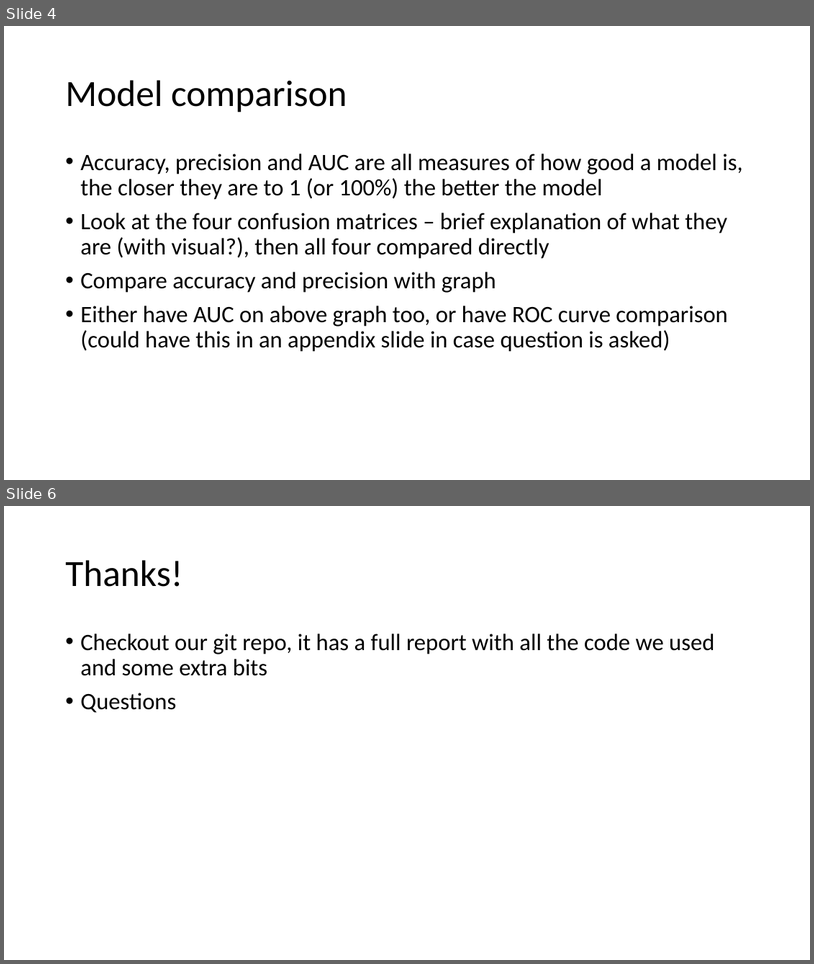
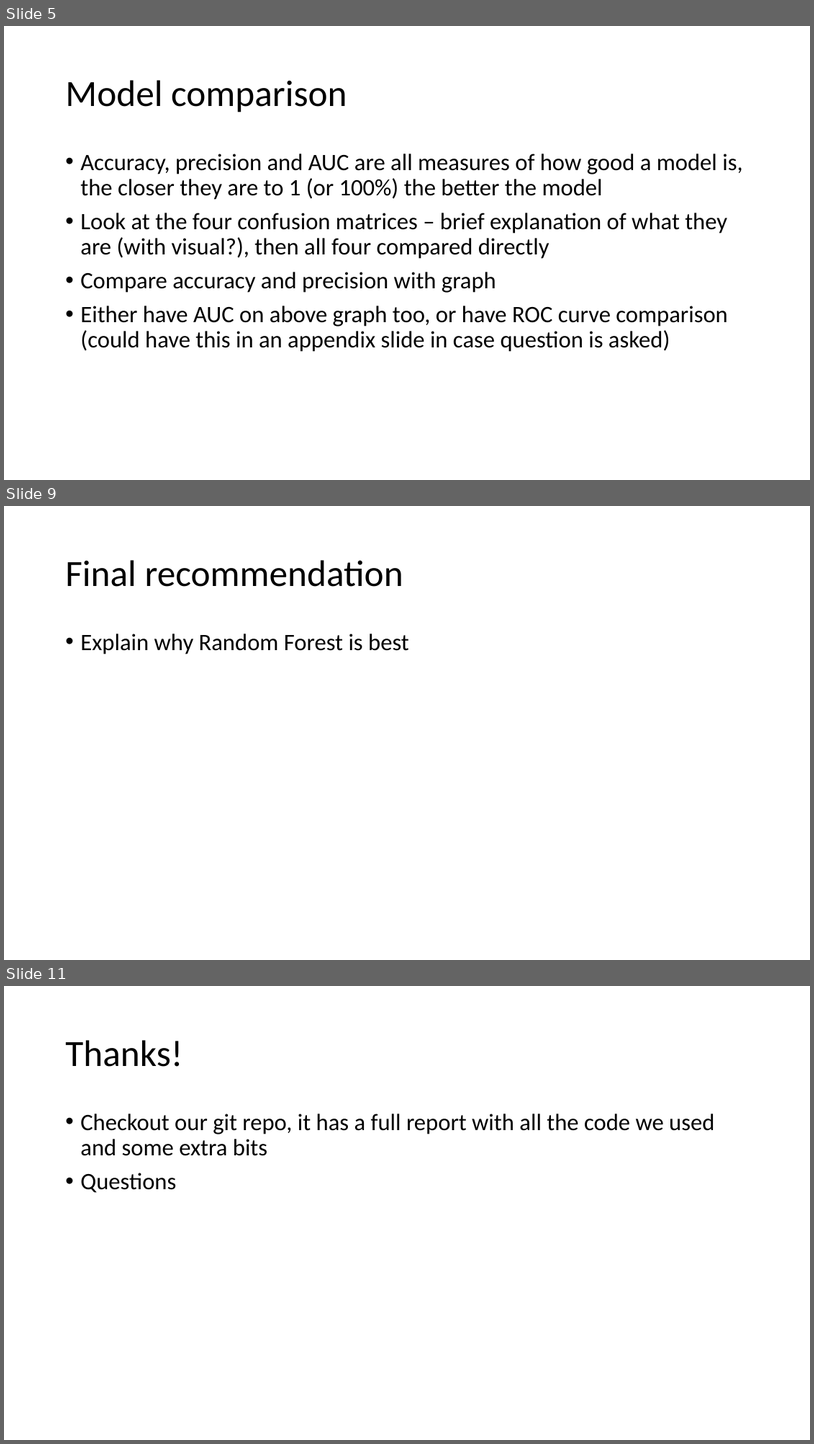
Before and after one commit to DaniiClarkee/Team4_CFG, a slide deck: Team4_presentation.pptx. Shown one above the other, each under a label of ours: slides 4 and 6 before the commit, slides 5, 9 and 11 after it; the slides between them are not shown. The pictures are 814x964 and 814x1444 pixels, drawn with LibreOffice and Linux fonts; fonts in the diff are those of the drawing. Boxes give left, top, right and bottom in pixels: in the first picture for what was removed or moved away, otherwise in the second. Text is boxed around its words. In the diff, an @@ line names an element or a change of style, - is before the commit and + after.

```diff
--- a/Team4_presentation.pptx
+++ b/Team4_presentation.pptx
@@ slide 9 added at (4, 506, 810, 960), background #FFFFFF @@
@@ title added at (65, 560, 404, 587), 44 pt, text #000000 @@
+Final recommendation
@@ text added at (80, 633, 409, 654), 28 pt, text #000000 @@
+• Explain why Random Forest is best
@@ what was slide 4 is now slide 5 @@
@@ what was slide 6 is now slide 11 @@
```
Also in this commit, not shown: 3 slides changed, 4 other slides added, 10 other files.
